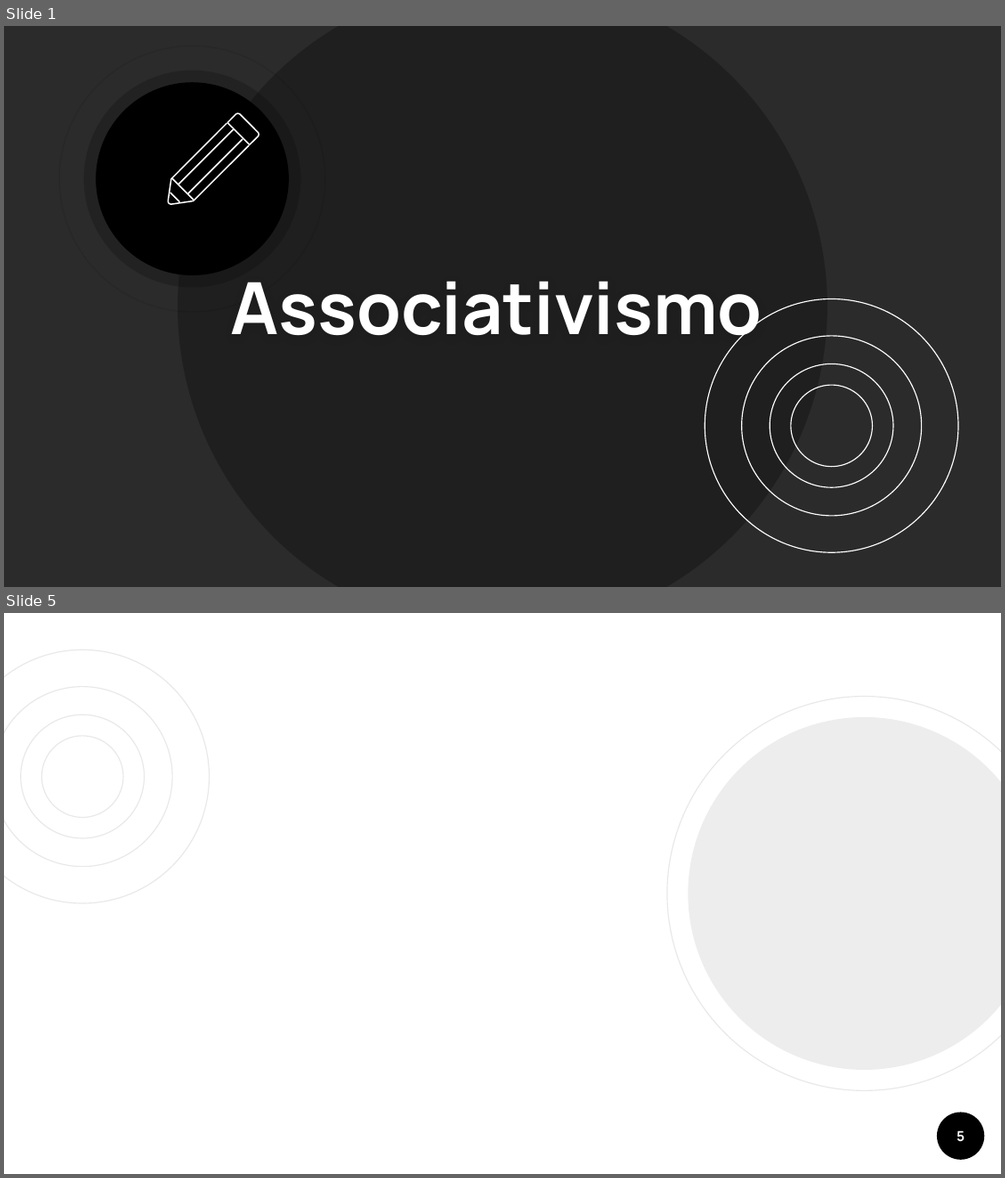
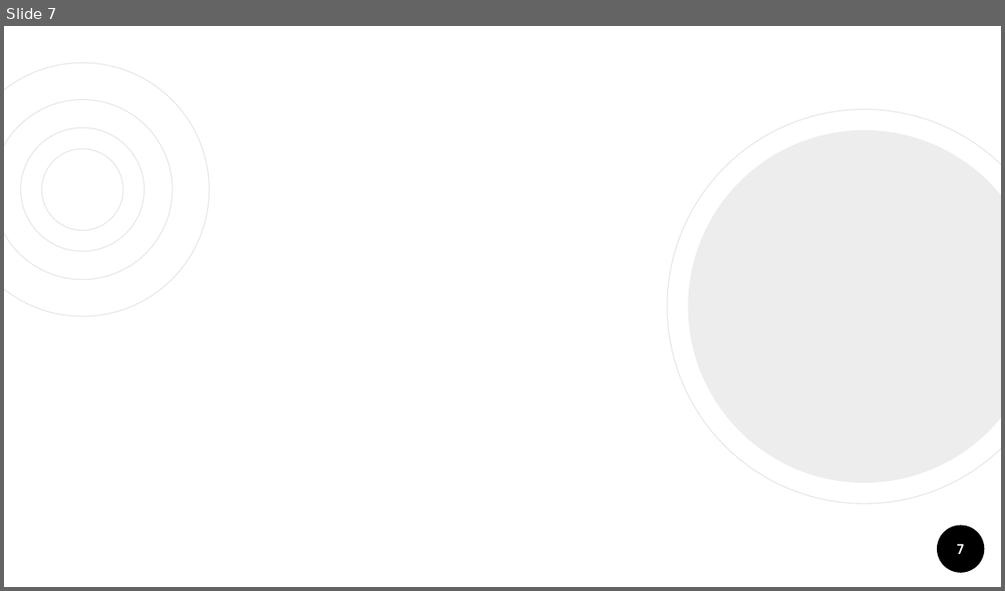
Before and after one commit to 50enta/gassX, a slide deck: Outros/slide apresentacao.pptx. Shown one above the other, each under a label of ours: slides 1 and 5 before the commit, slide 7 after it; the slides between them are not shown. The pictures are 1005x1178 and 1005x591 pixels, drawn with LibreOffice and Linux fonts; fonts in the diff are those of the drawing; background and template pictures are left out; a plain dark background stands for a picture behind light text. Boxes give left, top, right and bottom in pixels: in the first picture for what was removed or moved away, otherwise in the second. Text is boxed around its words. In the diff, an @@ line names an element or a change of style, - is before the commit and + after.

```diff
--- a/Outros/slide apresentacao.pptx
+++ b/Outros/slide apresentacao.pptx
@@ slide 1 removed at box(4, 26, 1001, 587), background picture (left out) @@
@@ donut removed at box(59, 45, 326, 312) @@
@@ ellipse removed at box(178, 26, 827, 587) @@
@@ ellipse removed at box(84, 70, 301, 287) @@
@@ ellipse removed at box(96, 83, 288, 275) @@
@@ group removed at box(169, 114, 259, 204): 6 freeform shapes @@
@@ title removed at box(231, 281, 762, 353) @@
-Associativismo
@@ group removed at box(704, 299, 958, 552): 4 ellipses @@
@@ what was slide 5 is now slide 7 @@
@@ page number at box(956, 543, 963, 554): text changed @@
-5
+7
```
Also in this commit, not shown: 6 slides changed, 5 slides added, 2 other slides removed, 1 other file.
